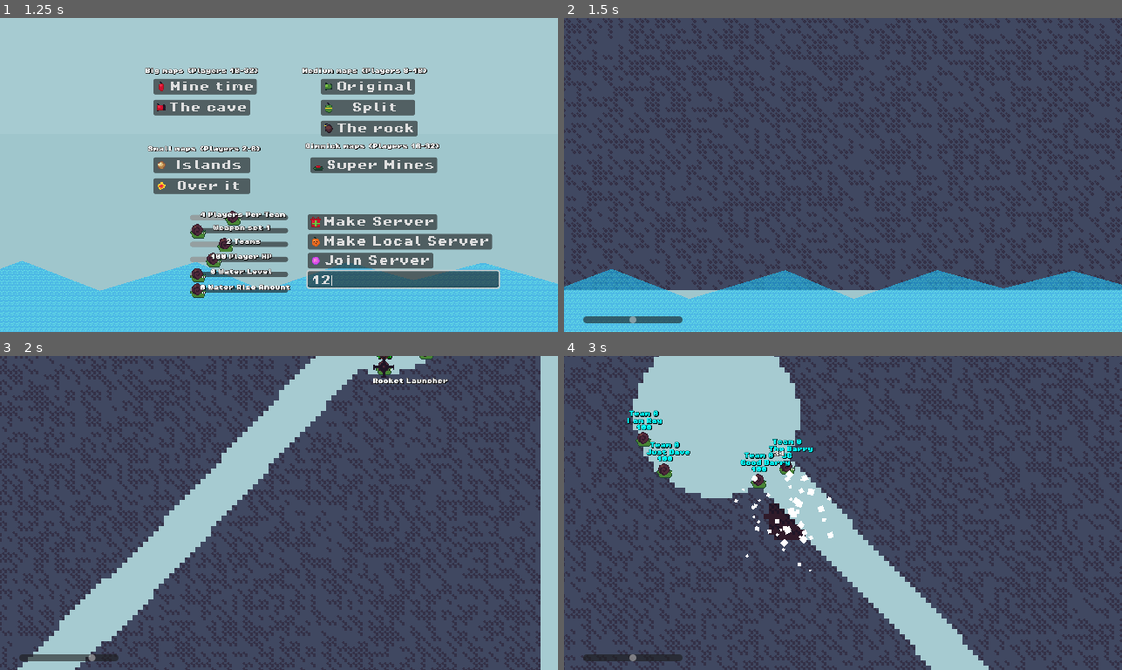
Above: before the commit, frames 1-4 (two rows, left to right).
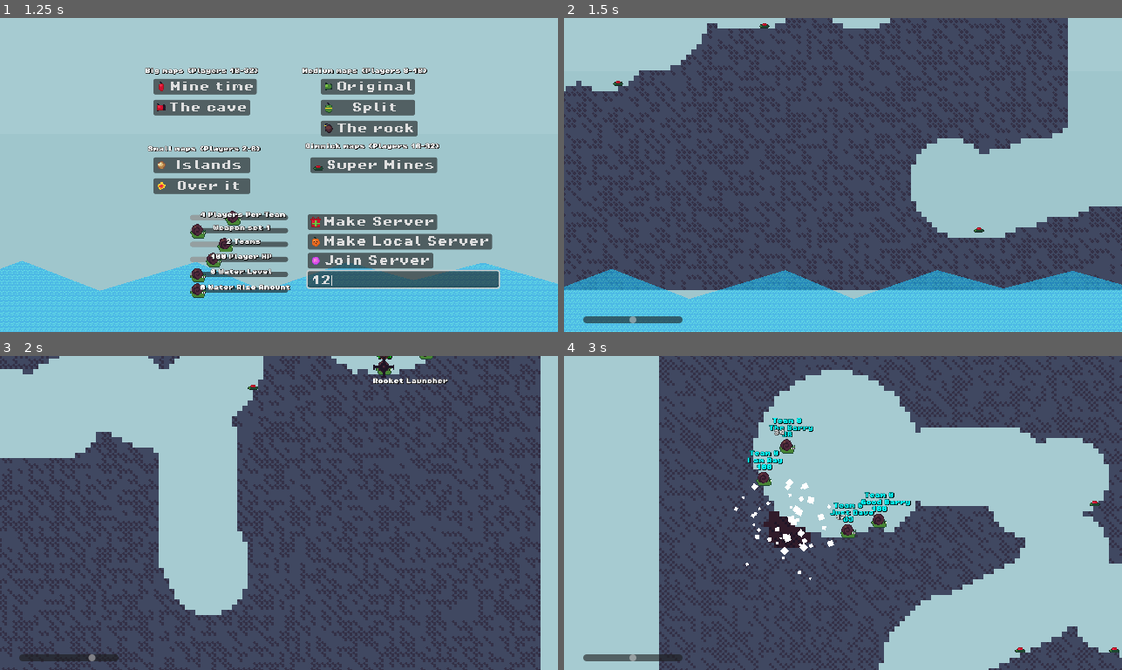
Above: after the commit, the same moments.

Repository: codingbanana21/Snail-Wars
Game: Godot game, scene res://scenes/main_menu.tscn
Same seed, same stepped clock (60 frames per second), same inputs: the game is played once before the commit and once after it.
Inputs (mouse positions are in pixels of both pictures, inside the frame that each line leads up to):
- Up to frame 1 (1.25 s): click (401, 278) at 0.52 s; type "12" at 0.6 s
- Up to frame 2 (1.5 s): click "Mine time" at 1.25 s
- Up to frame 3 (2 s): no input
- Up to frame 4 (3 s): tap Enter (skip) at 2 s; move the mouse to (965, 497) at 2.02 s; press the mouse at (965, 497) at 2.03 s; hold D (right) from 2.03 s (still down); tap W (jump) at 2.27 s; move the mouse to (731, 528) at 2.77 s; release the mouse at (731, 528) at 2.78 s; tap Mouse wheel down (last_weapon) at 2.85 s

Frame 1 is identical in both runs. In frame 2, 34% of the frame differs, in the area x 0-100%, y 0-87%; in frame 3, 43%; in frame 4, 75%, in the area x 0-100%, y 0-100%.

Commit message:
Map fixs

Diff:
--- a/scripts/map.gd
+++ b/scripts/map.gd
@@ -84,6 +84,7 @@
 				player_number = teams[team_number]
 
 				if !multiplayer.is_server(): continue
+				#print(pixel_color)
 
 				if team_number == 0:
 					multiplayer_spawner.spawn({"id":1,
@@ -103,6 +104,8 @@
 						})
 			else:
 				map.set_cell(offset, 0 ,Vector2i(0, 2))
+
+	#print(teams)
 
 
 func spawn(inputs: Dictionary = {"id":1,
Binary file changed: maps/map_b1.png
Binary file changed: maps/map_b2.png
Binary file changed: maps/map_m3.png
